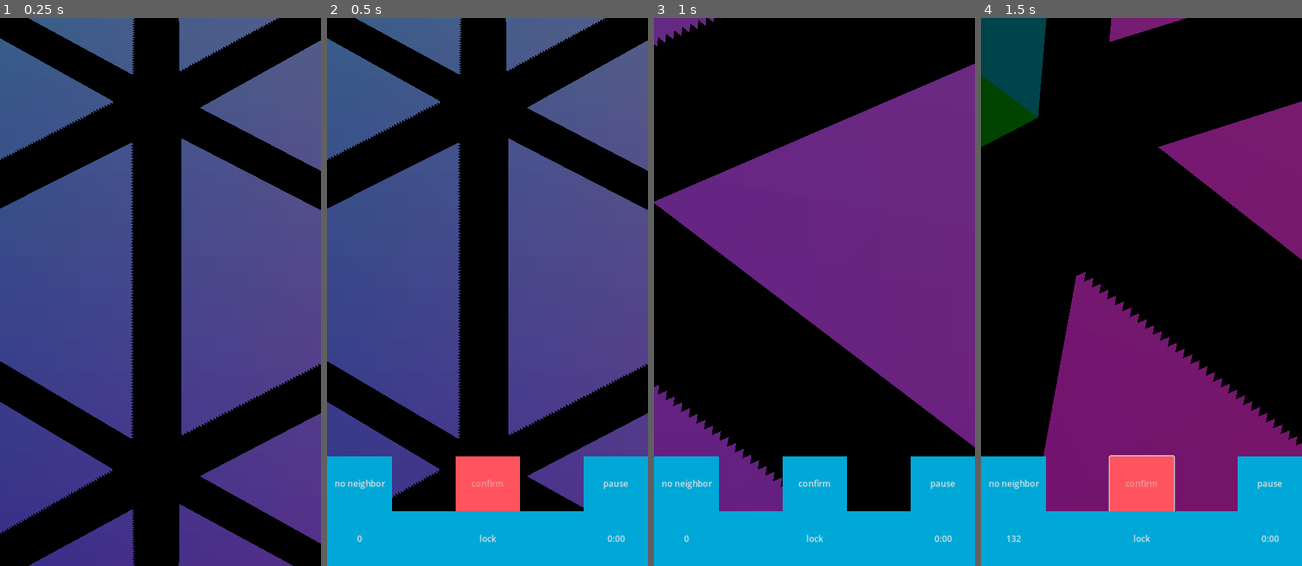
Above: before the commit, frames 1-4 (left to right).
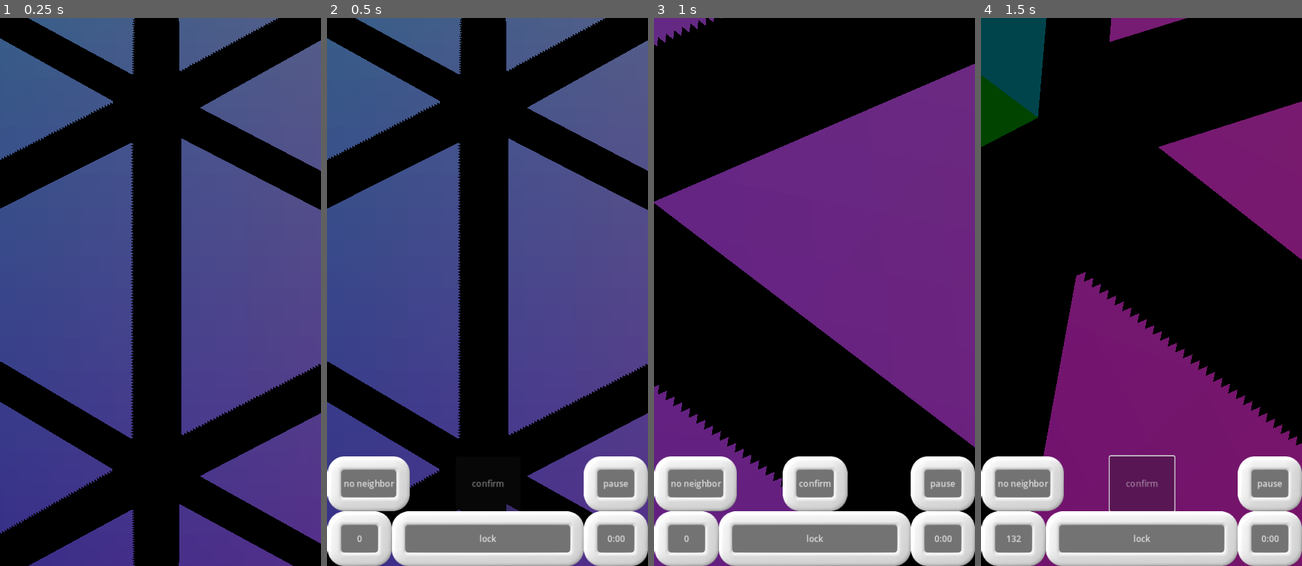
Above: after the commit, the same moments.

Repository: WalynC/sphereSweeperGodot
Game: Godot game, scene res://mainScenes/game.tscn
Same seed, same stepped clock (60 frames per second), same inputs: the game is played once before the commit and once after it.
Inputs (mouse positions are in pixels of both pictures, inside the frame that each line leads up to):
- Up to frame 1 (0.25 s): no input
- Up to frame 2 (0.5 s): no input
- Up to frame 3 (1 s): move the mouse to (885, 264) at 0.52 s; hold Right (ui_right) from 0.53 s (still down); hold Down (scroll_down) from 0.53 s (still down); click (885, 264) at 0.67 s
- Up to frame 4 (1.5 s): release Right (ui_right) at 1.25 s; release Down (scroll_down) at 1.25 s; click "confirm" at 1.25 s

Frame 1 is identical in both runs. In frame 2, 17% of the frame differs, in the area x 0-100%, y 80-100%; in frame 3, 17%; in frame 4, 17%, in the area x 0-100%, y 79-100%.

Commit message:
Begins work on day theme

Diff:
--- a/uiScenes/custom_game_menu.tscn
+++ b/uiScenes/custom_game_menu.tscn
@@ -1,6 +1,7 @@
-[gd_scene load_steps=2 format=3 uid="uid://b6t1icjq8ahl8"]
+[gd_scene load_steps=3 format=3 uid="uid://b6t1icjq8ahl8"]
 
 [ext_resource type="Script" path="res://CustomGameMenu.gd" id="1_dj66g"]
+[ext_resource type="Theme" uid="uid://cafactgbmt" path="res://visualThemes/dayVisualTheme/dayTheme.tres" id="2_utjk5"]
 
 [node name="customGameMenu" type="Control" node_paths=PackedStringArray("densText", "sizeText", "densRange", "sizeRange")]
 layout_mode = 3
@@ -33,6 +34,9 @@
 anchor_top = 0.5
 anchor_right = 0.8
 anchor_bottom = 0.55
+offset_top = 7.0
+offset_bottom = 7.0
+theme = ExtResource("2_utjk5")
 min_value = 1.0
 max_value = 20.0
 value = 1.0
@@ -45,6 +49,7 @@
 anchor_top = 0.7
 anchor_right = 0.5
 anchor_bottom = 0.8
+theme = ExtResource("2_utjk5")
 text = "back"
 
 [node name="play" type="Button" parent="."]
@@ -54,7 +59,8 @@
 anchor_top = 0.7
 anchor_right = 0.8
 anchor_bottom = 0.8
-text = "custom"
+theme = ExtResource("2_utjk5")
+text = "play"
 
 [node name="densText" type="RichTextLabel" parent="."]
 layout_mode = 1
@@ -63,6 +69,7 @@
 anchor_top = 0.25
 anchor_right = 0.6
 anchor_bottom = 0.3
+theme = ExtResource("2_utjk5")
 
 [node name="sizeText" type="RichTextLabel" parent="."]
 layout_mode = 1
@@ -71,6 +78,7 @@
 anchor_top = 0.45
 anchor_right = 0.6
 anchor_bottom = 0.5
+theme = ExtResource("2_utjk5")
 
 [connection signal="value_changed" from="density" to="." method="density_changed"]
 [connection signal="value_changed" from="size" to="." method="size_changed"]
--- a/uiScenes/game_ui.tscn
+++ b/uiScenes/game_ui.tscn
@@ -1,16 +1,7 @@
-[gd_scene load_steps=6 format=3 uid="uid://31bhtpbuqpqp"]
+[gd_scene load_steps=3 format=3 uid="uid://31bhtpbuqpqp"]
 
 [ext_resource type="Script" path="res://GameUI.gd" id="1_3xq2l"]
-[ext_resource type="StyleBox" uid="uid://bq0y127c58xo4" path="res://new_style_box_flat.tres" id="2_4q5bn"]
-[ext_resource type="StyleBox" uid="uid://by6fiwt4i4g4q" path="res://toggled.tres" id="3_naoas"]
-
-[sub_resource type="StyleBoxFlat" id="StyleBoxFlat_fat8n"]
-bg_color = Color(1, 0.329412, 0.372549, 1)
-
-[sub_resource type="Theme" id="Theme_jwlx6"]
-Button/styles/disabled = SubResource("StyleBoxFlat_fat8n")
-Button/styles/normal = ExtResource("2_4q5bn")
-Button/styles/pressed = ExtResource("3_naoas")
+[ext_resource type="Theme" uid="uid://cafactgbmt" path="res://visualThemes/dayVisualTheme/dayTheme.tres" id="2_wwf7q"]
 
 [node name="game_ui" type="Control" node_paths=PackedStringArray("timerButton", "neighborButton", "mineButton", "confirmButton")]
 layout_mode = 3
@@ -34,7 +25,7 @@
 anchor_top = 0.8
 anchor_right = 0.2
 anchor_bottom = 0.9
-theme = SubResource("Theme_jwlx6")
+theme = ExtResource("2_wwf7q")
 button_mask = 3
 metadata/_edit_use_anchors_ = true
 
@@ -45,7 +36,7 @@
 anchor_top = 0.8
 anchor_right = 1.0
 anchor_bottom = 0.9
-theme = SubResource("Theme_jwlx6")
+theme = ExtResource("2_wwf7q")
 button_mask = 3
 text = "pause"
 metadata/_edit_use_anchors_ = true
@@ -57,7 +48,7 @@
 anchor_top = 0.8
 anchor_right = 0.6
 anchor_bottom = 0.9
-theme = SubResource("Theme_jwlx6")
+theme = ExtResource("2_wwf7q")
 button_mask = 3
 text = "confirm"
 metadata/_edit_use_anchors_ = true
@@ -68,7 +59,7 @@
 anchor_top = 0.9
 anchor_right = 0.2
 anchor_bottom = 1.0
-theme = SubResource("Theme_jwlx6")
+theme = ExtResource("2_wwf7q")
 button_mask = 3
 metadata/_edit_use_anchors_ = true
 
@@ -79,7 +70,7 @@
 anchor_top = 0.9
 anchor_right = 0.8
 anchor_bottom = 1.0
-theme = SubResource("Theme_jwlx6")
+theme = ExtResource("2_wwf7q")
 toggle_mode = true
 button_mask = 3
 text = "lock"
@@ -92,7 +83,7 @@
 anchor_top = 0.9
 anchor_right = 1.0
 anchor_bottom = 1.0
-theme = SubResource("Theme_jwlx6")
+theme = ExtResource("2_wwf7q")
 button_mask = 3
 metadata/_edit_use_anchors_ = true
 
--- a/uiScenes/lose_screen.tscn
+++ b/uiScenes/lose_screen.tscn
@@ -1,6 +1,7 @@
-[gd_scene load_steps=2 format=3 uid="uid://rwawmt27ljkw"]
+[gd_scene load_steps=3 format=3 uid="uid://rwawmt27ljkw"]
 
 [ext_resource type="Script" path="res://LoseScreen.gd" id="1_0el4u"]
+[ext_resource type="Theme" uid="uid://cafactgbmt" path="res://visualThemes/dayVisualTheme/dayTheme.tres" id="2_r6yvp"]
 
 [node name="lose_screen" type="Control"]
 layout_mode = 3
@@ -18,6 +19,7 @@
 anchor_top = 0.6
 anchor_right = 0.6
 anchor_bottom = 0.65
+theme = ExtResource("2_r6yvp")
 text = "restart"
 
 [node name="continue" type="Button" parent="."]
@@ -27,6 +29,7 @@
 anchor_top = 0.7
 anchor_right = 0.6
 anchor_bottom = 0.75
+theme = ExtResource("2_r6yvp")
 text = "continue"
 
 [node name="menu" type="Button" parent="."]
@@ -36,6 +39,7 @@
 anchor_top = 0.8
 anchor_right = 0.6
 anchor_bottom = 0.85
+theme = ExtResource("2_r6yvp")
 text = "menu"
 
 [node name="loseLabel" type="RichTextLabel" parent="."]
@@ -46,6 +50,7 @@
 anchor_right = 0.8
 anchor_bottom = 0.4
 offset_right = 1.0
+theme = ExtResource("2_r6yvp")
 text = "you lose"
 
 [connection signal="pressed" from="restart" to="." method="_restart_pressed"]
--- a/uiScenes/main_menu.tscn
+++ b/uiScenes/main_menu.tscn
@@ -1,6 +1,7 @@
-[gd_scene load_steps=2 format=3 uid="uid://cp2rlrqracaje"]
+[gd_scene load_steps=3 format=3 uid="uid://cp2rlrqracaje"]
 
 [ext_resource type="Script" path="res://MainMenu.gd" id="1_lohpg"]
+[ext_resource type="Theme" uid="uid://cafactgbmt" path="res://visualThemes/dayVisualTheme/dayTheme.tres" id="2_7yfb4"]
 
 [node name="mainMenu" type="Control" node_paths=PackedStringArray("continueButton")]
 layout_mode = 3
@@ -19,6 +20,7 @@
 anchor_top = 0.3
 anchor_right = 0.7
 anchor_bottom = 0.4
+theme = ExtResource("2_7yfb4")
 text = "continue"
 
 [node name="new" type="Button" parent="."]
@@ -28,6 +30,7 @@
 anchor_top = 0.4
 anchor_right = 0.7
 anchor_bottom = 0.5
+theme = ExtResource("2_7yfb4")
 text = "new"
 
 [node name="tut" type="Button" parent="."]
@@ -37,6 +40,7 @@
 anchor_top = 0.5
 anchor_right = 0.7
 anchor_bottom = 0.6
+theme = ExtResource("2_7yfb4")
 text = "tutorial"
 
 [node name="opt" type="Button" parent="."]
@@ -46,6 +50,7 @@
 anchor_top = 0.6
 anchor_right = 0.7
 anchor_bottom = 0.7
+theme = ExtResource("2_7yfb4")
 text = "options"
 
 [node name="quit" type="Button" parent="."]
@@ -55,6 +60,7 @@
 anchor_top = 0.7
 anchor_right = 0.7
 anchor_bottom = 0.8
+theme = ExtResource("2_7yfb4")
 text = "quit
 "
 
--- a/uiScenes/new_game_basic_menu.tscn
+++ b/uiScenes/new_game_basic_menu.tscn
@@ -1,6 +1,7 @@
-[gd_scene load_steps=2 format=3 uid="uid://b3tq7nhujaby"]
+[gd_scene load_steps=3 format=3 uid="uid://b3tq7nhujaby"]
 
 [ext_resource type="Script" path="res://NewGameBasicMenu.gd" id="1_i18yl"]
+[ext_resource type="Theme" uid="uid://cafactgbmt" path="res://visualThemes/dayVisualTheme/dayTheme.tres" id="2_04dbe"]
 
 [node name="newGameBasicMenu" type="Control" node_paths=PackedStringArray("densities", "sizes")]
 layout_mode = 3
@@ -20,6 +21,7 @@
 anchor_top = 0.4
 anchor_right = 0.35
 anchor_bottom = 0.5
+theme = ExtResource("2_04dbe")
 toggle_mode = true
 text = "5%"
 
@@ -30,6 +32,7 @@
 anchor_top = 0.4
 anchor_right = 0.65
 anchor_bottom = 0.5
+theme = ExtResource("2_04dbe")
 toggle_mode = true
 text = "10%"
 
@@ -40,6 +43,7 @@
 anchor_top = 0.4
 anchor_right = 0.95
 anchor_bottom = 0.5
+theme = ExtResource("2_04dbe")
 toggle_mode = true
 text = "15%"
 
@@ -50,6 +54,7 @@
 anchor_top = 0.55
 anchor_right = 0.35
 anchor_bottom = 0.65
+theme = ExtResource("2_04dbe")
 toggle_mode = true
 text = "small"
 
@@ -60,6 +65,7 @@
 anchor_top = 0.55
 anchor_right = 0.65
 anchor_bottom = 0.65
+theme = ExtResource("2_04dbe")
 toggle_mode = true
 text = "med"
 
@@ -70,6 +76,7 @@
 anchor_top = 0.55
 anchor_right = 0.95
 anchor_bottom = 0.65
+theme = ExtResource("2_04dbe")
 toggle_mode = true
 text = "large"
 
@@ -80,6 +87,7 @@
 anchor_top = 0.7
 anchor_right = 0.5
 anchor_bottom = 0.8
+theme = ExtResource("2_04dbe")
 text = "back"
 
 [node name="custom" type="Button" parent="."]
@@ -89,6 +97,7 @@
 anchor_top = 0.7
 anchor_right = 0.8
 anchor_bottom = 0.8
+theme = ExtResource("2_04dbe")
 text = "custom"
 
 [node name="play" type="Button" parent="."]
@@ -98,6 +107,7 @@
 anchor_top = 0.8
 anchor_right = 0.8
 anchor_bottom = 0.9
+theme = ExtResource("2_04dbe")
 text = "play"
 
 [connection signal="toggled" from="5p" to="." method="_change_density" binds= [0]]
--- a/uiScenes/options_menu.tscn
+++ b/uiScenes/options_menu.tscn
@@ -1,6 +1,7 @@
-[gd_scene load_steps=2 format=3 uid="uid://16sbkfghev5"]
+[gd_scene load_steps=3 format=3 uid="uid://16sbkfghev5"]
 
 [ext_resource type="Script" path="res://OptionsMenu.gd" id="1_g7l5b"]
+[ext_resource type="Theme" uid="uid://cafactgbmt" path="res://visualThemes/dayVisualTheme/dayTheme.tres" id="2_njyqn"]
 
 [node name="options_menu" type="Control" node_paths=PackedStringArray("modeButtons", "volText")]
 layout_mode = 3
@@ -20,6 +21,7 @@
 anchor_top = 0.4
 anchor_right = 0.35
 anchor_bottom = 0.5
+theme = ExtResource("2_njyqn")
 toggle_mode = true
 text = "Single Tap"
 
@@ -30,6 +32,7 @@
 anchor_top = 0.4
 anchor_right = 0.65
 anchor_bottom = 0.5
+theme = ExtResource("2_njyqn")
 toggle_mode = true
 text = "Double Tap"
 
@@ -40,6 +43,7 @@
 anchor_top = 0.4
 anchor_right = 0.95
 anchor_bottom = 0.5
+theme = ExtResource("2_njyqn")
 toggle_mode = true
 text = "On-Screen Button"
 
@@ -50,6 +54,7 @@
 anchor_top = 0.7
 anchor_right = 0.5
 anchor_bottom = 0.8
+theme = ExtResource("2_njyqn")
 text = "back"
 
 [node name="volume" type="HSlider" parent="."]
@@ -59,6 +64,7 @@
 anchor_top = 0.3
 anchor_right = 0.8
 anchor_bottom = 0.35
+theme = ExtResource("2_njyqn")
 min_value = 1.0
 value = 1.0
 rounded = true
@@ -70,6 +76,7 @@
 anchor_top = 0.25
 anchor_right = 0.6
 anchor_bottom = 0.3
+theme = ExtResource("2_njyqn")
 text = "volume"
 
 [connection signal="toggled" from="one" to="." method="_change_confirm_mode" binds= [0]]
--- a/uiScenes/pause_menu.tscn
+++ b/uiScenes/pause_menu.tscn
@@ -1,6 +1,7 @@
-[gd_scene load_steps=2 format=3 uid="uid://15o8kkohojx5"]
+[gd_scene load_steps=3 format=3 uid="uid://15o8kkohojx5"]
 
 [ext_resource type="Script" path="res://PauseMenu.gd" id="1_m1scm"]
+[ext_resource type="Theme" uid="uid://cafactgbmt" path="res://visualThemes/dayVisualTheme/dayTheme.tres" id="2_r4m2d"]
 
 [node name="PauseMenu" type="Control"]
 layout_mode = 3
@@ -18,6 +19,7 @@
 anchor_top = 0.8
 anchor_right = 0.8
 anchor_bottom = 0.9
+theme = ExtResource("2_r4m2d")
 text = "menu
 "
 
@@ -28,6 +30,7 @@
 anchor_top = 0.5
 anchor_right = 0.8
 anchor_bottom = 0.6
+theme = ExtResource("2_r4m2d")
 text = "new"
 
 [node name="options" type="Button" parent="."]
@@ -37,6 +40,7 @@
 anchor_top = 0.65
 anchor_right = 0.8
 anchor_bottom = 0.75
+theme = ExtResource("2_r4m2d")
 text = "options"
 
 [node name="continue" type="Button" parent="."]
@@ -46,6 +50,7 @@
 anchor_top = 0.35
 anchor_right = 0.8
 anchor_bottom = 0.45
+theme = ExtResource("2_r4m2d")
 text = "continue"
 
 [connection signal="pressed" from="menu" to="." method="go_to_main_menu"]
--- a/uiScenes/win_screen.tscn
+++ b/uiScenes/win_screen.tscn
@@ -1,6 +1,7 @@
-[gd_scene load_steps=2 format=3 uid="uid://bwue6rvli2gbi"]
+[gd_scene load_steps=3 format=3 uid="uid://bwue6rvli2gbi"]
 
 [ext_resource type="Script" path="res://WinScreen.gd" id="1_m8m2m"]
+[ext_resource type="Theme" uid="uid://cafactgbmt" path="res://visualThemes/dayVisualTheme/dayTheme.tres" id="2_mnwpc"]
 
 [node name="win_screen" type="Control" node_paths=PackedStringArray("time", "bombs")]
 layout_mode = 3
@@ -20,6 +21,7 @@
 anchor_top = 0.7
 anchor_right = 0.6
 anchor_bottom = 0.75
+theme = ExtResource("2_mnwpc")
 text = "play again"
 
 [node name="menu" type="Button" parent="."]
@@ -29,6 +31,7 @@
 anchor_top = 0.8
 anchor_right = 0.6
 anchor_bottom = 0.85
+theme = ExtResource("2_mnwpc")
 text = "menu"
 
 [node name="loseLabel" type="RichTextLabel" parent="."]
@@ -38,6 +41,7 @@
 anchor_top = 0.1
 anchor_right = 0.8
 anchor_bottom = 0.2
+theme = ExtResource("2_mnwpc")
 text = "you win"
 
 [node name="time" type="RichTextLabel" parent="."]
@@ -47,6 +51,7 @@
 anchor_top = 0.2
 anchor_right = 0.8
 anchor_bottom = 0.3
+theme = ExtResource("2_mnwpc")
 text = "time: 0"
 
 [node name="bombs hit" type="RichTextLabel" parent="."]
@@ -56,6 +61,7 @@
 anchor_top = 0.3
 anchor_right = 0.8
 anchor_bottom = 0.4
+theme = ExtResource("2_mnwpc")
 text = "bombs hit: 0"
 
 [connection signal="pressed" from="play again" to="." method="_again_pressed"]
--- /dev/null
+++ b/visualThemes/dayVisualTheme/dayTheme.tres
@@ -0,0 +1,13 @@
+[gd_resource type="Theme" load_steps=3 format=3 uid="uid://cafactgbmt"]
+
+[ext_resource type="Texture2D" uid="uid://c117fvktd7rap" path="res://cloudBoxUIBevel.png" id="1_4nm51"]
+
+[sub_resource type="StyleBoxTexture" id="StyleBoxTexture_cuml0"]
+texture = ExtResource("1_4nm51")
+texture_margin_left = 30.0
+texture_margin_top = 30.0
+texture_margin_right = 30.0
+texture_margin_bottom = 30.0
+
+[resource]
+Button/styles/normal = SubResource("StyleBoxTexture_cuml0")
Binary file added: cloudBoxUIBevel.png
Not shown, added: cloudBoxUIBevel.png.import
